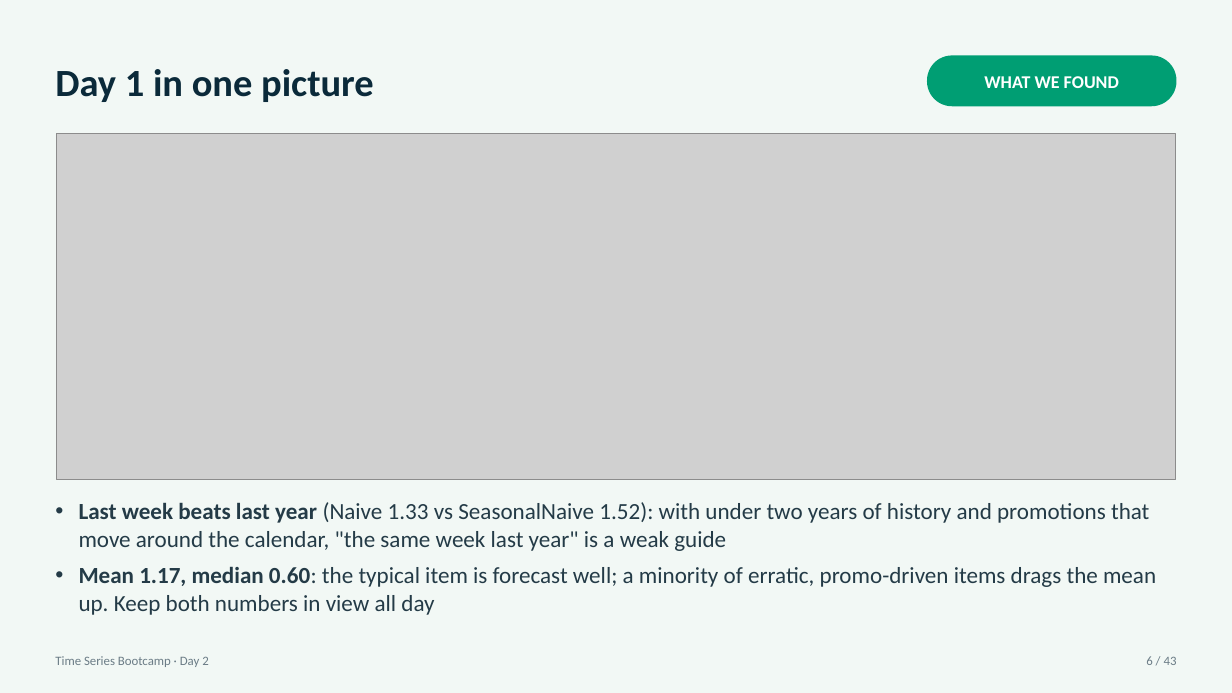
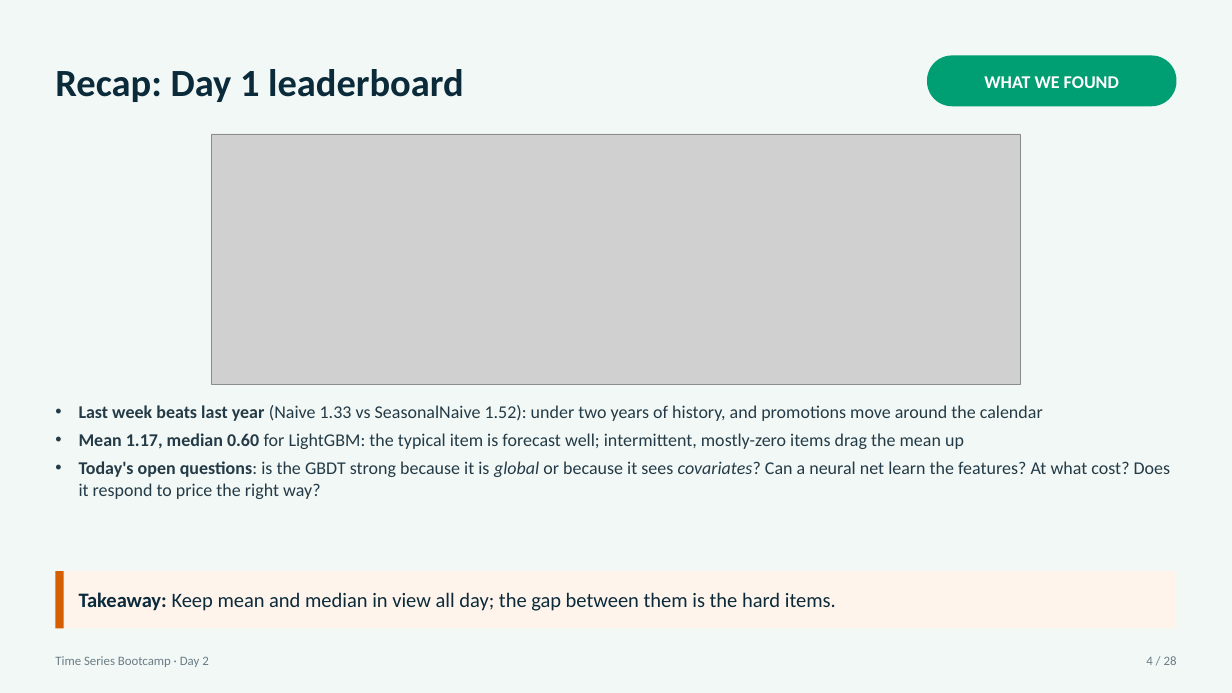
Before and after one commit to tackes/time-series-forecasting-bootcamp, a slide deck: slide 4 of day2_neural/slides/day2_slides.pptx (slide 6 before the commit). Drawn at 1232x693 pixels with LibreOffice and Linux fonts; fonts in the diff are those of the drawing; grey boxes stand for pictures. Boxes give left, top, right and bottom in pixels: in the first picture for what was removed or moved away, otherwise in the second. Text is boxed around its words. In the diff, an @@ line names an element or a change of style, - is before the commit and + after.

```diff
--- a/day2_neural/slides/day2_slides.pptx
+++ b/day2_neural/slides/day2_slides.pptx
@@ text at <box>55,69,464,102</box>: text changed @@
-Day 1 in one picture
+Recap: Day 1 leaderboard
@@ picture: place and size @@
-picture at <box>56,134,1176,481</box>
+picture at <box>212,134,1021,384</box>
@@ text at <box>79,405,1171,499</box>: text changed; size 18 to 14 pt @@
-• Last week beats last year (Naive 1.33 vs SeasonalNaive 1.52): with under two years of history and promotions that move around the calendar, "the same week last year" is a weak guide
-• Mean 1.17, median 0.60: the typical item is forecast well; a minority of erratic, promo-driven items drags the mean up. Keep both numbers in view all day
+• Last week beats last year (Naive 1.33 vs SeasonalNaive 1.52): under two years of history, and promotions move around the calendar
+• Mean 1.17, median 0.60 for LightGBM: the typical item is forecast well; intermittent, mostly-zero items drag the mean up
+• Today's open questions: is the GBDT strong because it is global or because it sees covariates? Can a neural net learn the features? At what cost? Does it respond to price the right way?
@@ rectangle added at <box>55,571,1177,628</box>, fill #FFF4EC @@
@@ rectangle added at <box>55,571,64,628</box>, fill #D55E00 @@
@@ text added at <box>79,592,836,611</box>, 16 pt, text #0B2A3A @@
+Takeaway: Keep mean and median in view all day; the gap between them is the hard items.
@@ text at <box>1146,656,1177,665</box>: text changed @@
-6 / 43
+4 / 28
```
Also in this commit, not shown: 17 other slides changed, 8 slides added, 23 slides removed, 26 other files.
